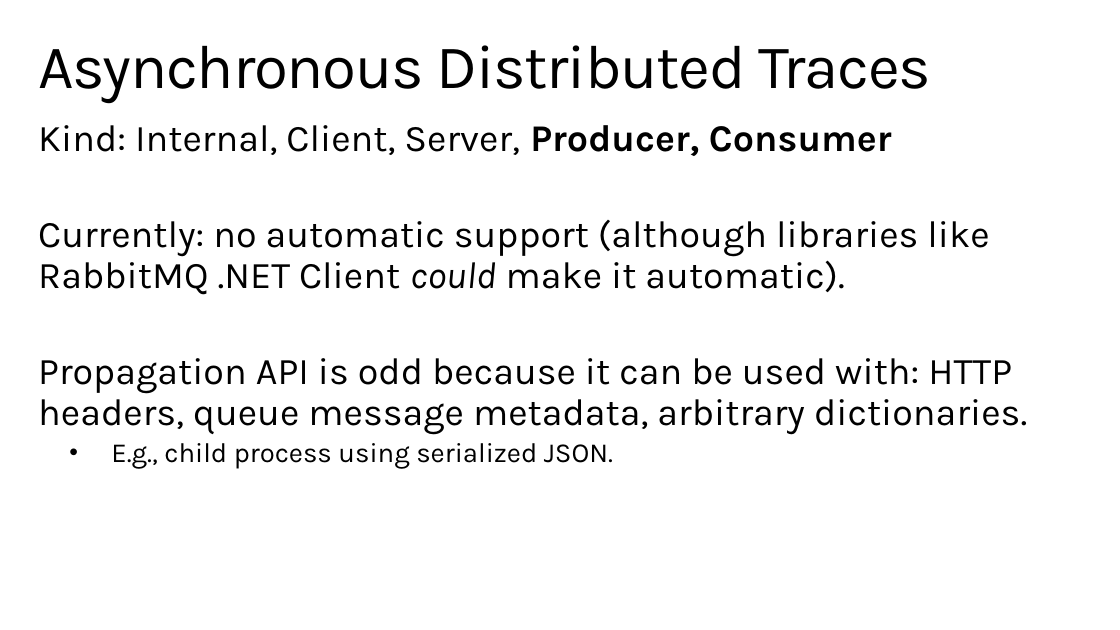
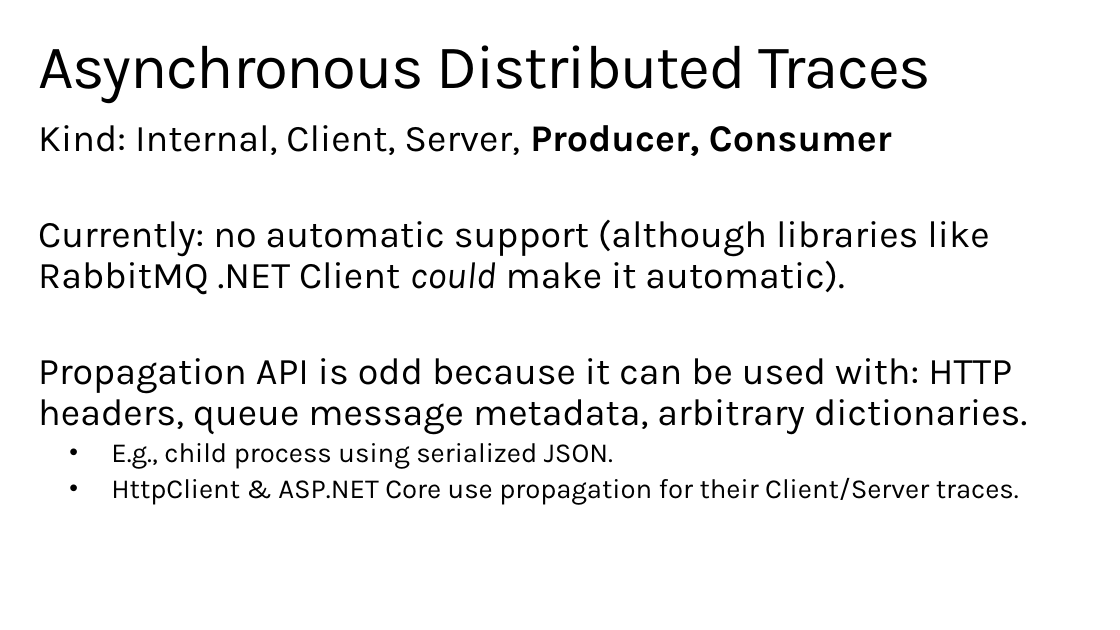
Before and after one commit to StephenCleary/Presentations, a slide deck: slide 33 of Telemetry/Logging Hero.pptx. Drawn at 1120x630 pixels with LibreOffice and Linux fonts; fonts in the diff are those of the drawing; background and template pictures are left out. Boxes give left, top, right and bottom in pixels: in the first picture for what was removed or moved away, otherwise in the second. Text is boxed around its words. In the diff, an @@ line names an element or a change of style, - is before the commit and + after.

```diff
--- a/Telemetry/Logging Hero.pptx
+++ b/Telemetry/Logging Hero.pptx
@@ text at [111,478,1019,505]: paragraph added @@
+  • HttpClient & ASP.NET Core use propagation for their Client/Server traces.
```
Also in this commit, not shown: 4 other slides changed, 1 slide added.
